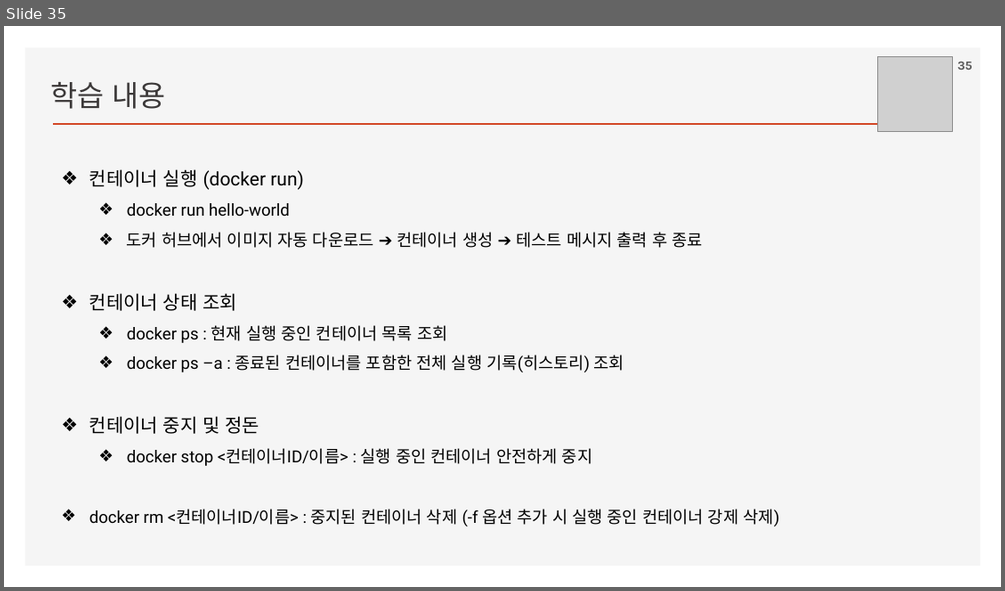
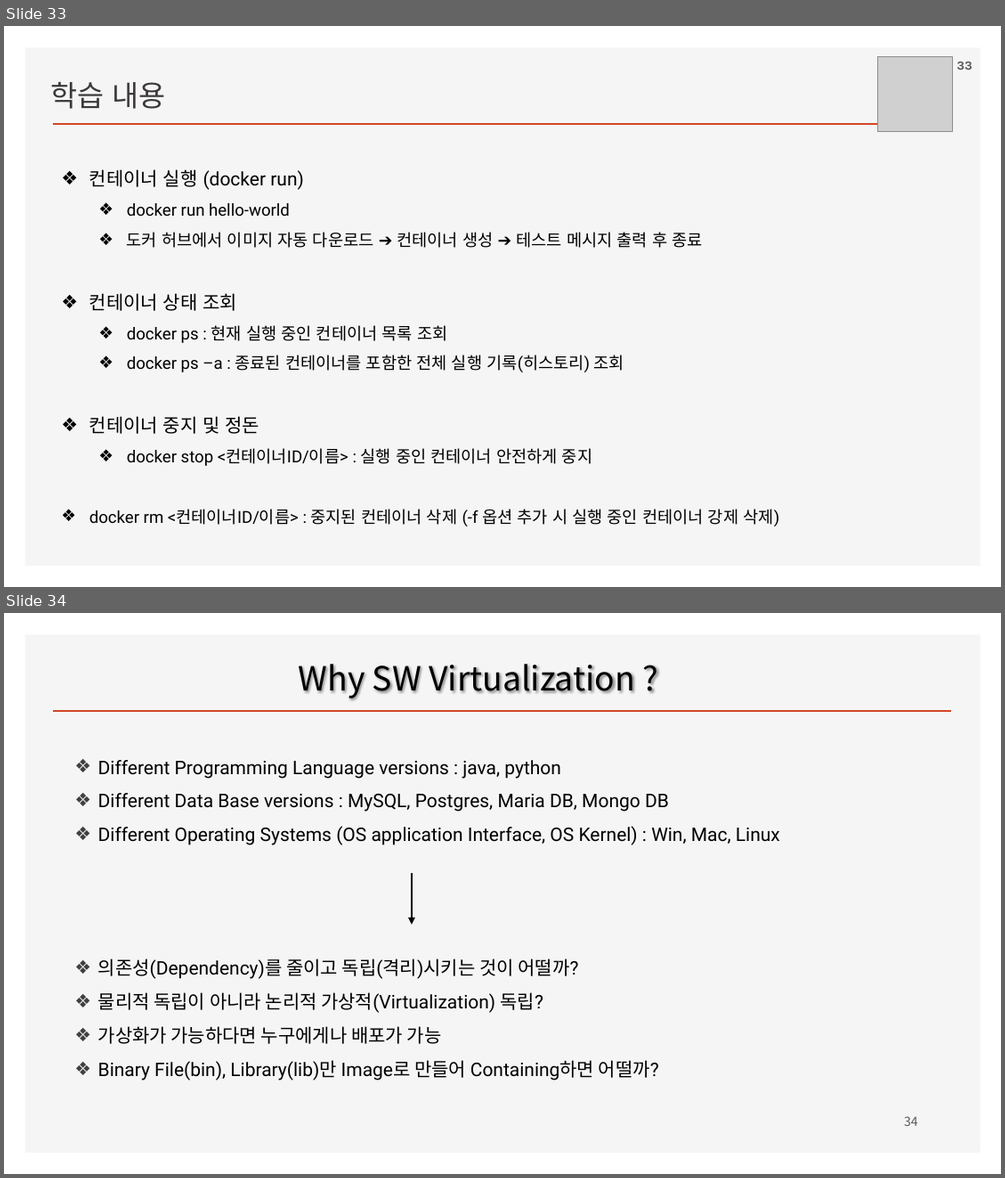
Before and after one commit to ancestor9/2026_Fall_Application-Deployment, a slide deck: App Deployment.pptx. Shown one above the other, each under a label of ours: slide 35 before the commit, slides 33 and 34 after it. The pictures are 1005x591 and 1005x1178 pixels, drawn with LibreOffice and Linux fonts; fonts in the diff are those of the drawing; grey boxes stand for pictures; background and template pictures are left out. Boxes give left, top, right and bottom in pixels: in the first picture for what was removed or moved away, otherwise in the second. Text is boxed around its words. In the diff, an @@ line names an element or a change of style, - is before the commit and + after.

```diff
--- a/App Deployment.pptx
+++ b/App Deployment.pptx
@@ slide 34 added at <box>4,613,1001,1174</box>, background #FFFFFF; not listed: 2 template elements that a slide beside it also shows @@
@@ title added at <box>299,664,635,699</box>, 32 pt, text #000000 @@
+Why SW Virtualization ?
@@ text added at <box>98,760,780,845</box>, 18 pt, text #000000 @@
+❖ Different Programming Language versions : java, python
+❖ Different Data Base versions : MySQL, Postgres, Maria DB, Mongo DB
+❖ Different Operating Systems (OS application Interface, OS Kernel) : Win, Mac, Linux
@@ arrow added from (412, 873) to (412, 925), #000000 2.25 pt @@
@@ text added at <box>98,958,659,1080</box>, 18 pt, text #000000 @@
+❖ 의존성(Dependency)를 줄이고 독립(격리)시키는 것이 어떨까?
+❖ 물리적 독립이 아니라 논리적 가상적(Virtualization) 독립?
+❖ 가상화가 가능하다면 누구에게나 배포가 가능
+❖ Binary File(bin), Library(lib)만 Image로 만들어 Containing하면 어떨까?
@@ page number added at <box>904,1116,918,1126</box>, 12 pt, text #595959 @@
+34
@@ what was slide 35 is now slide 33 @@
@@ page number at <box>956,62,971,70</box>: text changed @@
-35
+33
```
Also in this commit, not shown: 2 slides changed, 19 other slides added, 1 slide removed.
